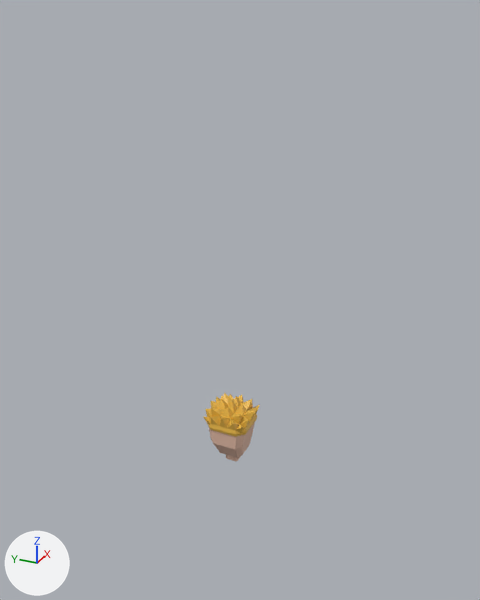
Renders of the Blender file Models/Character.blend from each side of a commit.
Before and after are seen from a camera (50 mm lens) standing at (-4.49, -2.1, 5.15) and looking at (0.17, 0.0, 2.82). The axes (+X, +Y, +Z) are drawn at lower left. The lights are the same throughout.

In view in the first picture: 'Hair1', 'Head1'.
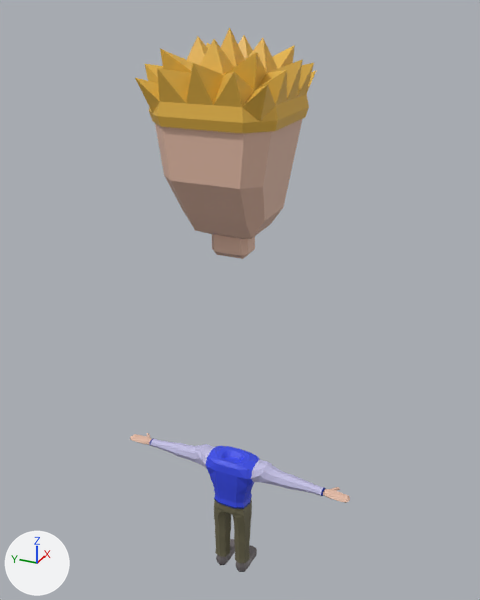
ob_head is not drawn itself; it is the parent of ob_head1.
ob_hair is not drawn itself; it is the parent of ob_hair1, ob_hair2, ob_hair3, ob_hair4.

Where the newer file only moved an object's origin or applied its transform, the numbers keep the older frame.

Pixel boxes (x1, y1, x2, y2) of what changed, in the pictures (480 x 600 px):
'Hair1', reshaped (221% wider, 130% taller): before (204, 392, 260, 437); after (135, 28, 317, 133)
'Head1', reshaped: before (209, 422, 255, 461); after (155, 119, 302, 259)
'ClothesMale2', shown: after (150, 438, 326, 563)
'HandsBase', shown (beige): after (130, 433, 350, 503)
'ShoesMale2', shown: after (216, 539, 257, 572)

The edits, one by one:
Object 'Head' (ob_head) is rescaled from (0.391, 0.391, 0.391) to (1.0, 1.0, 1.0).
Object 'Hair' (ob_hair) is rescaled from (0.391, 0.391, 0.391) to (1.0, 1.0, 1.0).
Object 'ClothesMale2' (ob_clothesmale2) is now shown.
Object 'HandsBase' (ob_handsbase) is now shown.
Object 'ShoesMale2' (ob_shoesmale2) is now shown.
